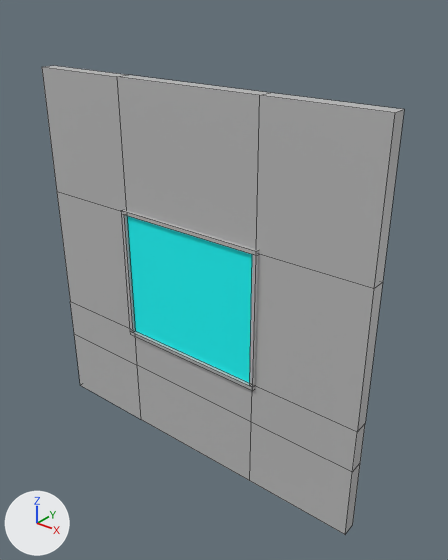
An edit to the FBX model Static Meshes/SM_WallFrontWindow.fbx, drawn before and after from the same camera.
Rendered twice from a 50 mm lens placed at (7.29, -5.44, 6.15), pointed at (2.84, 0.11, 2.71). Every picture has the same lights, and +X, +Y and +Z are marked at lower left. Mesh edges are drawn as thin lines. Where no turn or scale is listed for an object, it has been applied to the vertices. Vertices at the same position are counted once.

Script lines for the objects in view, before the commit:
```python
me_mesh = bpy.data.meshes.new('Mesh')
me_mesh.from_pydata(...)  # 64 vertices, 62 faces; spans x 0.0..5.0, y -0.24..0.03, z 0.0..5.1
# faces by material slot: [60, 2]
me_mesh.materials.append(mat_lambert1)  # grey #bcbcbc
me_mesh.materials.append(mat_windows)  # cyan #00ffff
# before: 2 (0.0, -0.2, 5.1) at pixel (41, 66), 3 (5.0, -0.2, 5.1) at pixel (394, 112), 4 (0.0, 0.0, 5.1) at pixel (53, 65), 5 (5.0, 0.0, 5.1) at pixel (404, 109), 12 (3.55, -0.2, 5.1) at pixel (259, 95)
# before: 13 (3.55, 0.0, 5.1) at pixel (270, 92), 18 (1.45, -0.2, 5.1) at pixel (116, 76), 19 (1.45, 0.0, 5.1) at pixel (128, 74)
ob_sm_wallfrontwindow = bpy.data.objects.new('SM_WallFrontWindow', me_mesh)
ob_sm_wallfrontwindow.location = (0.0, 0.0, 0.0)
```
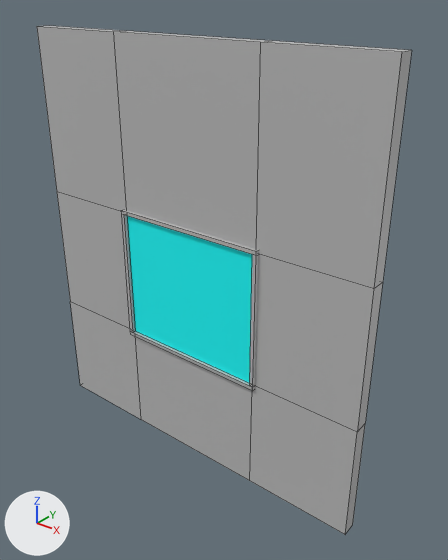
What changed in the scene script:
```text
Add mat_innerwall:
    mat_innerwall = principled_material('InnerWall')
    mat_innerwall.base_color = (1.0, 0.0733, 0.0)  # orange #ff4d00
    mat_innerwall.roughness = 0.749
Change me_mesh:
    used by ob_sm_wallfrontwindow; location = (0.0, 0.0, 0.0)
    verts and faces of me_mesh; kept vertices keep their numbers, new ones are numbered from 64
    remove me_mesh.from_pydata(...)  # 64 vertices, 62 faces; spans x 0.0..5.0, y -0.24..0.03, z 0.0..5.1
    add me_mesh.from_pydata(...)  # 56 vertices, 54 faces; spans x 0.0..5.0, y -0.24..0.03, z 0.0..5.6
    me_mesh part 1
    8 vertices are removed from x 0.0..5.0, y -0.2..0.0, z 1.0
    16 faces are deleted
    5 new faces join them, mat_lambert1 (grey #bcbcbc)
    3 new faces join them, mat_innerwall (orange #ff4d00)
    me_mesh part 2
    add for i in [*range(2, 6), 12, 13, 18, 19]: verts[i] += (0.0, 0.0, 0.5)
    add me_mesh.materials.append(mat_innerwall)  # orange #ff4d00
```

Boxes [x1, y1, x2, y2] around the edits, measured in the pictures (448 x 560 px; the box of a moved part takes in the faces that stretch with it):
'SM_WallFrontWindow', reshaped (9% taller)
    before: [42, 66, 404, 534]
    after: [37, 25, 412, 534]
part 1 of me_mesh, cut back
    both: [70, 302, 365, 534]
part 2 of me_mesh, moved or reshaped
    before: [42, 66, 404, 289]
    after: [37, 25, 412, 289]
